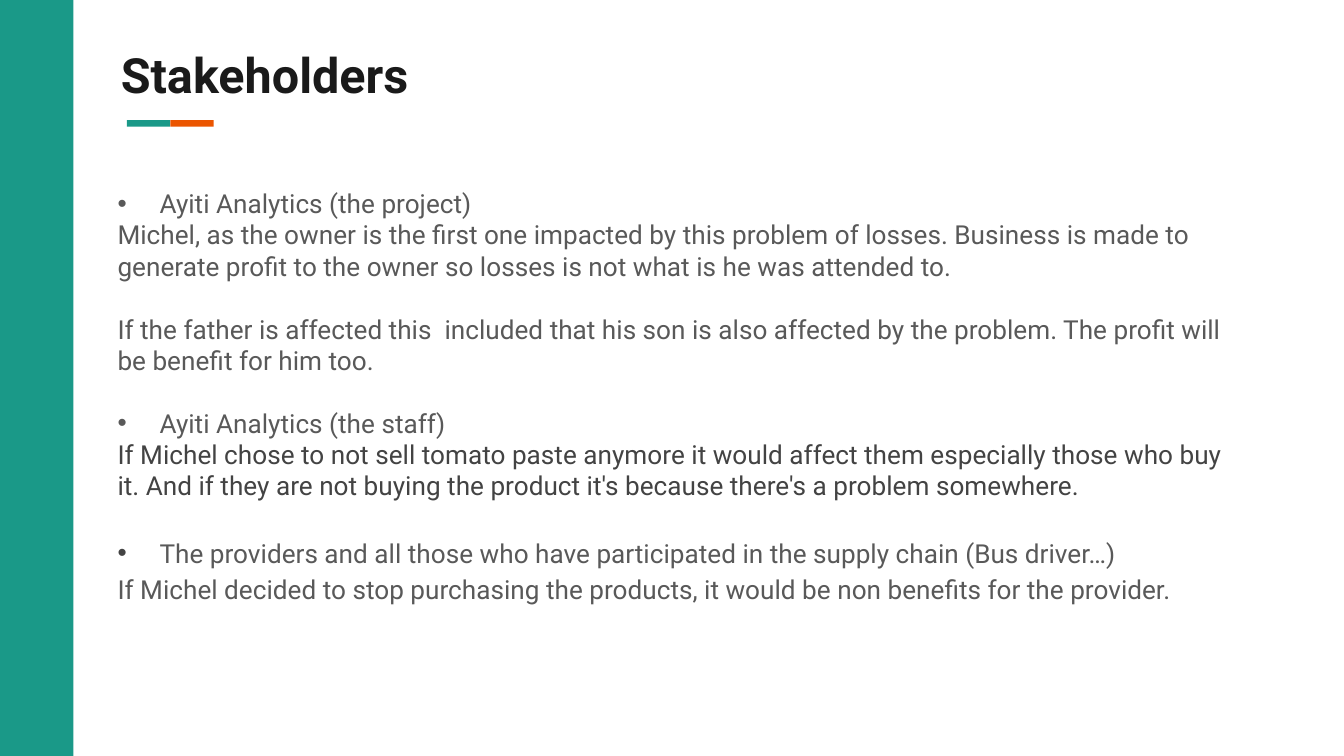
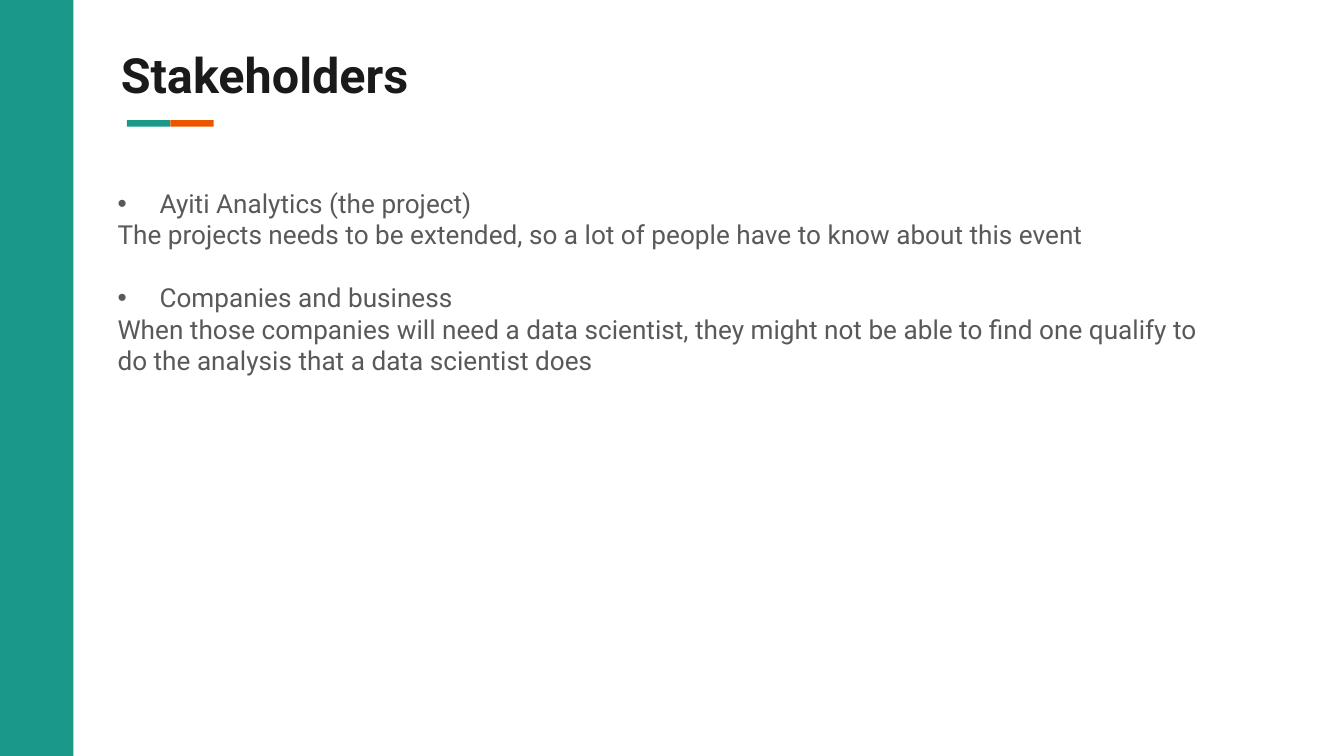
Before and after one commit to wizking-code/Mini-Project, a slide deck: slide 4 of Mini Project.pptx. Drawn at 1344x756 pixels with LibreOffice and Linux fonts; fonts in the diff are those of the drawing; background and template pictures are left out. Boxes give left, top, right and bottom in pixels: in the first picture for what was removed or moved away, otherwise in the second. Text is boxed around its words. In the diff, an @@ line names an element or a change of style, - is before the commit and + after.

```diff
--- a/Mini Project.pptx
+++ b/Mini Project.pptx
@@ text at box(118, 224, 1196, 376): text changed @@
-Michel, as the owner is the first one impacted by this problem of losses. Business is made to generate profit to the owner so losses is not what is he was attended to.
-If the father is affected this included that his son is also affected by the problem. The profit will be benefit for him too.
-• Ayiti Analytics (the staff)
-If Michel chose to not sell tomato paste anymore it would affect them especially those who buy it. And if they are not buying the product it's because there's a problem somewhere.
-• The providers and all those who have participated in the supply chain (Bus driver…)
-If Michel decided to stop purchasing the products, it would be non benefits for the provider.
+The projects needs to be extended, so a lot of people have to know about this event
+• Companies and business
+When those companies will need a data scientist, they might not be able to find one qualify to do the analysis that a data scientist does
```
Also in this commit, not shown: 4 other slides changed, 1 slide added, 2 slides removed.
